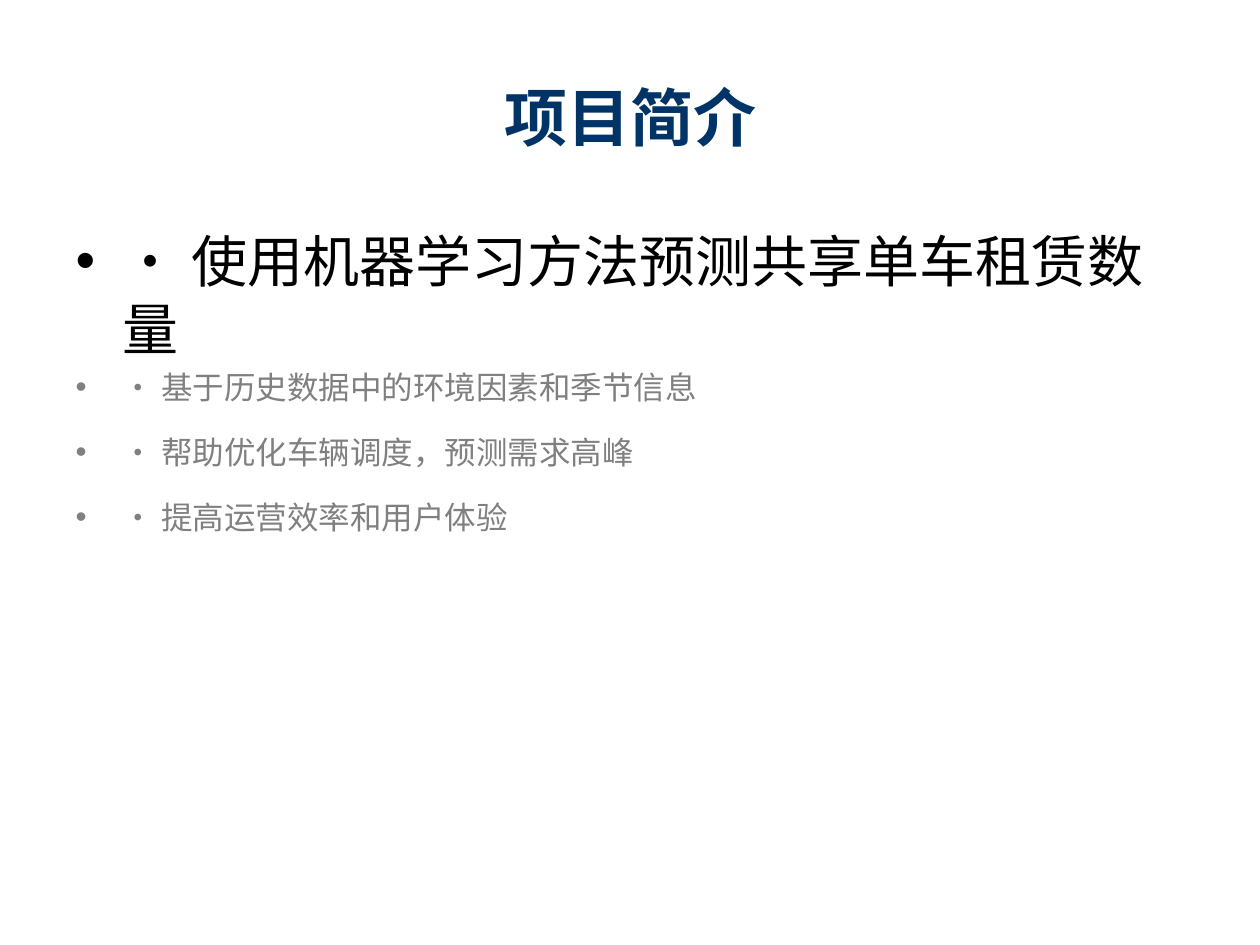
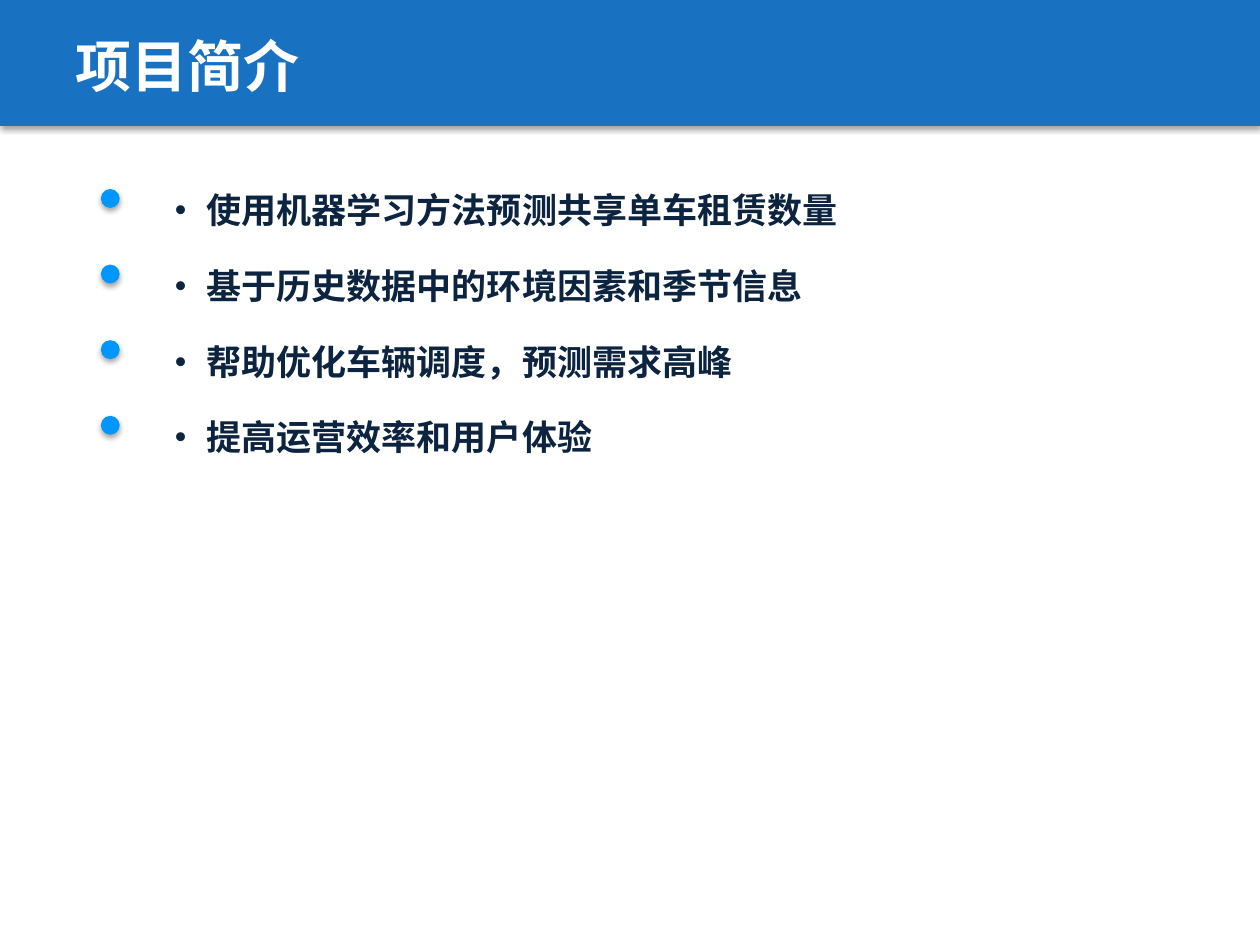
Before and after one commit to Dearlimg/bikeproblem, a slide deck: slide 2 of doc/共享单车租赁预测系统.pptx. Drawn at 1260x945 pixels with LibreOffice and Linux fonts; fonts in the diff are those of the drawing. Boxes give left, top, right and bottom in pixels: in the first picture for what was removed or moved away, otherwise in the second. Text is boxed around its words. In the diff, an @@ line names an element or a change of style, - is before the commit and + after.

```diff
--- a/doc/共享单车租赁预测系统.pptx
+++ b/doc/共享单车租赁预测系统.pptx
@@ rectangle added at [0,0,1260,126], fill #1971C2 @@
@@ text "项目简介": place and size @@
-text "项目简介" at [504,87,756,147]
+text "项目简介" at [75,39,299,92]
@@ text "项目简介" at [75,39,299,92]: size 36 to 32 pt, text colour #003366 to #FFFFFF; alignment centre to left; vertical alignment middle to top @@
@@ ellipse added at [101,189,120,208], fill #0096FF @@
@@ text added at [207,193,838,227], 20 pt, text #0D2440, bold @@
+• 使用机器学习方法预测共享单车租赁数量
@@ text removed at [123,234,1143,532] @@
-• • 使用机器学习方法预测共享单车租赁数量
-• • 基于历史数据中的环境因素和季节信息
-• • 帮助优化车辆调度，预测需求高峰
-• • 提高运营效率和用户体验
@@ ellipse added at [101,265,120,284], fill #0096FF @@
@@ text added at [207,269,803,303], 20 pt, text #0D2440, bold @@
+• 基于历史数据中的环境因素和季节信息
@@ ellipse added at [101,340,120,359], fill #0096FF @@
@@ text added at [207,345,733,380], 20 pt, text #0D2440, bold @@
+• 帮助优化车辆调度，预测需求高峰
@@ ellipse added at [101,416,120,435], fill #0096FF @@
@@ text added at [207,420,593,454], 20 pt, text #0D2440, bold @@
+• 提高运营效率和用户体验
```
Also in this commit, not shown: 7 other slides changed, 1 slide added, 1 slide removed, 1 other file.
